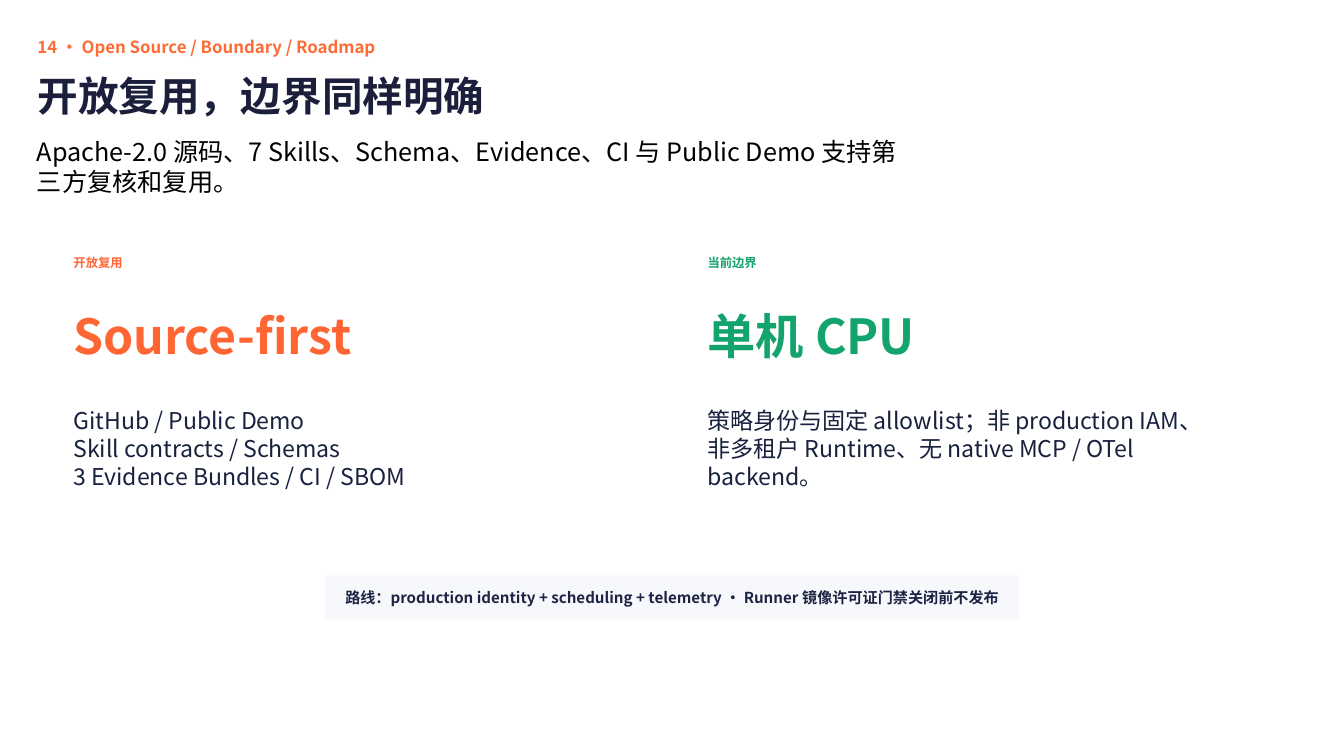
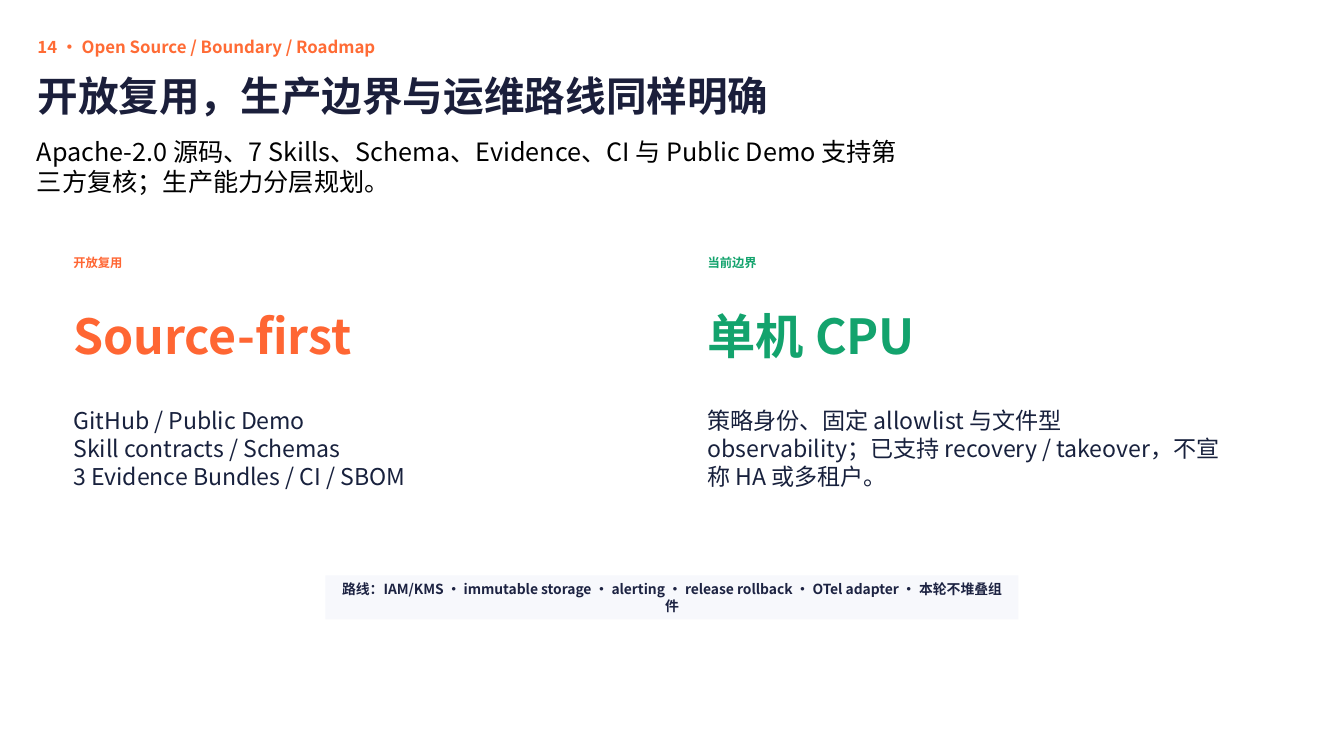
Before and after one commit to JAKIIC/LabOps-Guard, a slide deck: slide 17 of submission/LabOps-Guard-GOAI-复赛方案-v1.0-rc1.pptx. Drawn at 1344x756 pixels with LibreOffice and Linux fonts; fonts in the diff are those of the drawing. Boxes give left, top, right and bottom in pixels: in the first picture for what was removed or moved away, otherwise in the second. Text is boxed around its words. In the diff, an @@ line names an element or a change of style, - is before the commit and + after.

```diff
--- a/submission/LabOps-Guard-GOAI-复赛方案-v1.0-rc1.pptx
+++ b/submission/LabOps-Guard-GOAI-复赛方案-v1.0-rc1.pptx
@@ text at <box>37,76,768,117</box>: text changed @@
-开放复用，边界同样明确
+开放复用，生产边界与运维路线同样明确
@@ text at <box>37,139,897,195</box>: text changed @@
-Apache-2.0 源码、7 Skills、Schema、Evidence、CI 与 Public Demo 支持第三方复核和复用。
+Apache-2.0 源码、7 Skills、Schema、Evidence、CI 与 Public Demo 支持第三方复核；生产能力分层规划。
@@ text at <box>708,409,1220,487</box>: text changed @@
-策略身份与固定 allowlist；非 production IAM、非多租户 Runtime、无 native MCP / OTel backend。
+策略身份、固定 allowlist 与文件型 observability；已支持 recovery / takeover，不宣称 HA 或多租户。
@@ text in rectangle at <box>342,582,1002,613</box>: text changed; size 10.8 to 9.9 pt @@
-路线：production identity + scheduling + telemetry · Runner 镜像许可证门禁关闭前不发布
+路线：IAM/KMS · immutable storage · alerting · release rollback · OTel adapter · 本轮不堆叠组件
```
Also in this commit, not shown: 6 other slides changed, 13 other files.
